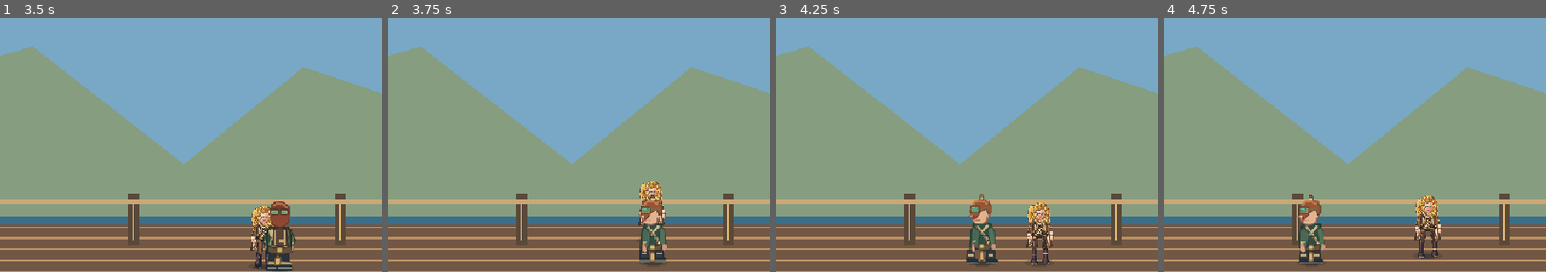
Above: before the commit, frames 1-4 (left to right).
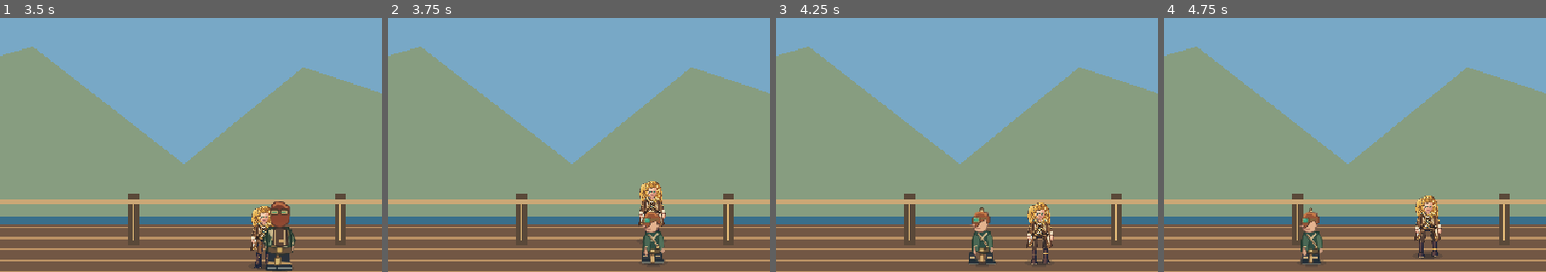
Above: after the commit, the same moments.

Repository: ndrorchestration/ToSailaStarrySky-jrpg
Game: Godot game, scene res://scenes/first_wake.tscn
Same seed, same stepped clock (60 frames per second), same inputs: the game is played once before the commit and once after it.
Inputs:
- Up to frame 1 (3.5 s): tap Enter at 0.5 s; hold Right (ui_right) 0.53-1.28 s; tap E at 0.6 s; hold Down (ui_down) 1.28-2.03 s; tap R at 1.35 s; tap Space at 2 s; hold Right (ui_right) 2.03-2.78 s; tap V at 2.1 s; hold Up (ui_up) from 2.78 s (still down); tap C at 2.85 s
- Up to frame 2 (3.75 s): release Up (ui_up) at 3.53 s; hold Left (ui_left) from 3.53 s (still down); tap T at 3.6 s
- Up to frame 3 (4.25 s): keep holding Left (ui_left)
- Up to frame 4 (4.75 s): keep holding Left (ui_left); tap Y at 4.35 s
The pictures show only the part of the screen within x 25-75%, y 23-72%; the shares and areas given below are measured in that part.

Frame 1 is identical in both runs. In frame 2, 1.2% of the frame differs, in the area x 65-73%, y 69-97%; in frame 3, 1.2%, in the area x 49-59%, y 69-97%; in frame 4, 1.2%.

Commit message:
fix(visual): align Ender west width height and grounded boots to original right sprite

Diff:
--- a/godot/scripts/pilot_actor.gd
+++ b/godot/scripts/pilot_actor.gd
@@ -75,7 +75,11 @@
         walk_west_sprite.name = "EnderWestWalkReviewUnapproved"
         walk_west_sprite.texture = preload("res://art-review/ender-west-ferruled-sixframe-candidate.svg")
         walk_west_sprite.hframes = 6
-        walk_west_sprite.position = Vector2(0, -46)
+        # Independent full-size vector art reads wider/taller than the original
+        # 64x96 pixel-source silhouette. Scale the review candidate only.
+        # Source boots end near local +44: -37 + 44*0.82 ~= -1 ground anchor.
+        walk_west_sprite.scale = Vector2(0.83, 0.82)
+        walk_west_sprite.position = Vector2(0, -37)
         walk_west_sprite.texture_filter = CanvasItem.TEXTURE_FILTER_NEAREST
         walk_west_sprite.visible = false
         add_child(walk_west_sprite)
